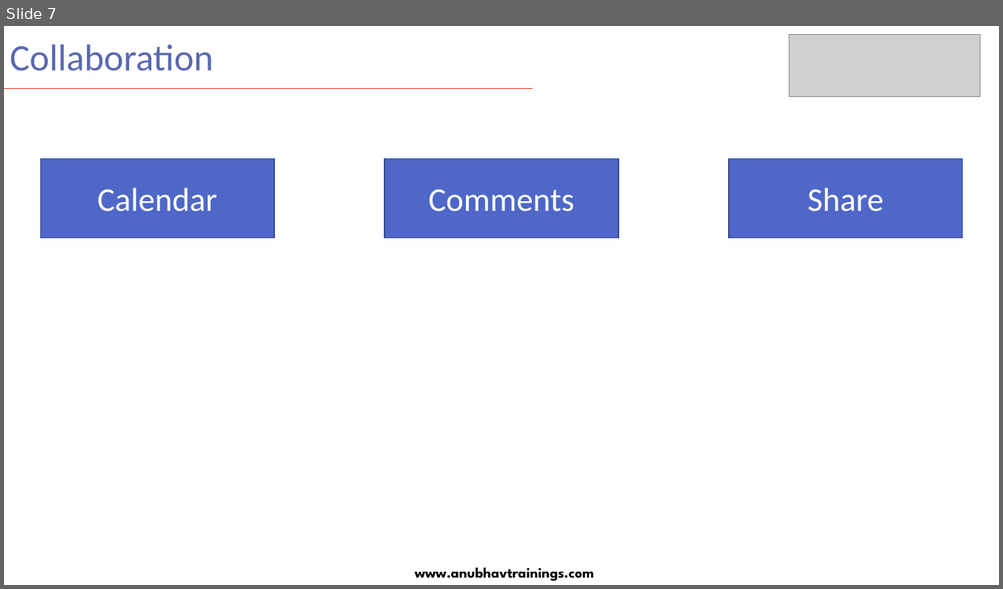
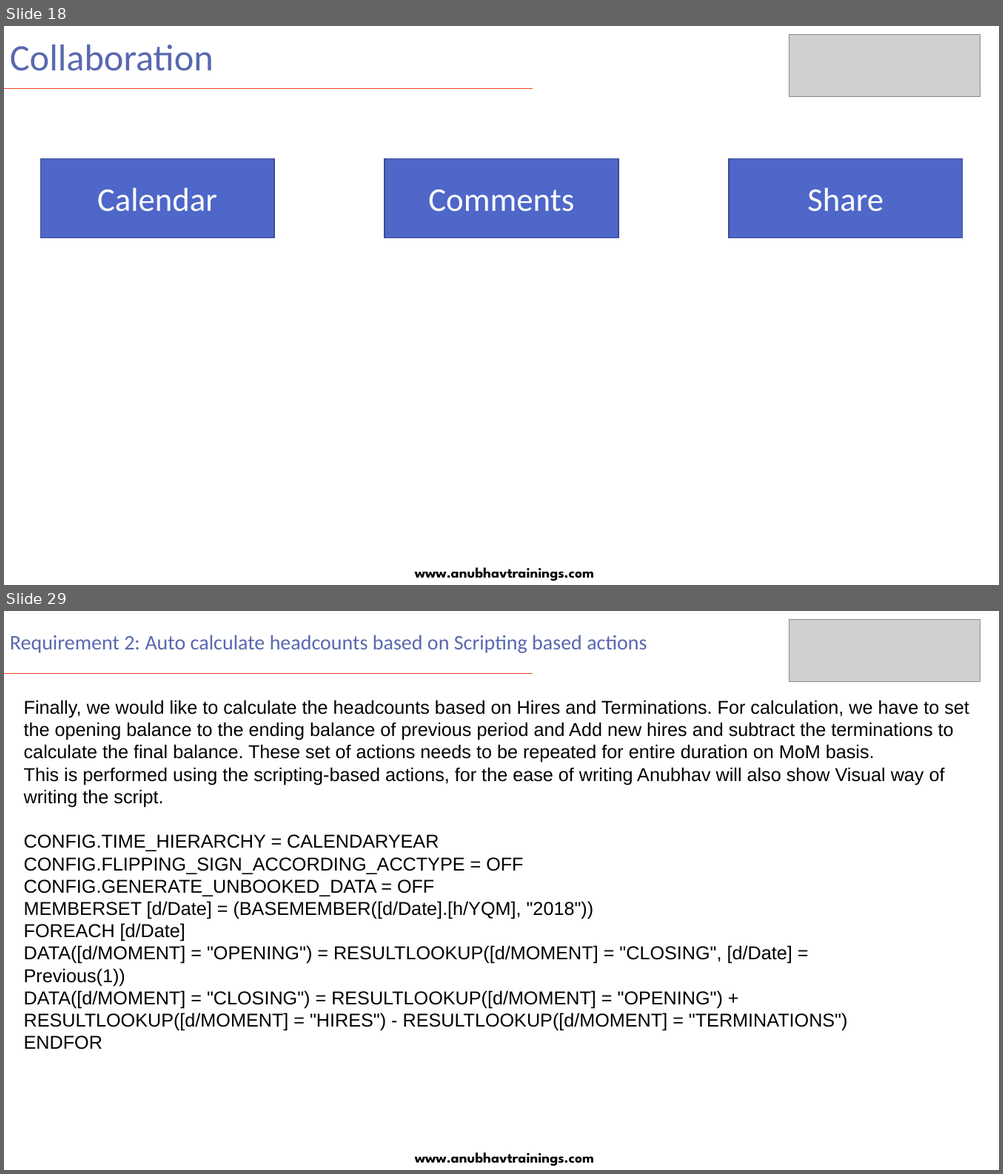
Before and after one commit to soyuztechnologies/SAC_merckgroup, a slide deck: day 9/SAC_Training Day 9.pptx. Shown one above the other, each under a label of ours: slide 7 before the commit, slides 18 and 29 after it; the slides between them are not shown. The pictures are 1003x589 and 1003x1174 pixels, drawn with LibreOffice and Linux fonts; fonts in the diff are those of the drawing; grey boxes stand for pictures. Boxes give left, top, right and bottom in pixels: in the first picture for what was removed or moved away, otherwise in the second. Text is boxed around its words. In the diff, an @@ line names an element or a change of style, - is before the commit and + after.

Commit message:
Auto-updater Bot Study material SAC_merckgroup

```diff
--- a/day 9/SAC_Training Day 9.pptx
+++ b/day 9/SAC_Training Day 9.pptx
@@ slide 29 added at bbox=[4, 611, 999, 1170], background #FFFFFF @@
@@ picture added at bbox=[790, 620, 980, 682] @@
@@ title added at bbox=[10, 635, 646, 653], 20 pt, text #5968B0 @@
+Requirement 2: Auto calculate headcounts based on Scripting based actions
@@ line added from (4, 674) to (533, 674), #F14124 1 pt @@
@@ text added at bbox=[24, 700, 969, 1050], 18 pt, text #000000 @@
+Finally, we would like to calculate the headcounts based on Hires and Terminations. For calculation, we have to set the opening balance to the ending balance of previous period and Add new hires and subtract the terminations to calculate the final balance. These set of actions needs to be repeated for entire duration on MoM basis.
+This is performed using the scripting-based actions, for the ease of writing Anubhav will also show Visual way of writing the script.
+CONFIG.TIME_HIERARCHY = CALENDARYEAR
+CONFIG.FLIPPING_SIGN_ACCORDING_ACCTYPE = OFF
+CONFIG.GENERATE_UNBOOKED_DATA = OFF
+MEMBERSET [d/Date] = (BASEMEMBER([d/Date].[h/YQM], "2018"))
+FOREACH [d/Date]
+DATA([d/MOMENT] = "OPENING") = RESULTLOOKUP([d/MOMENT] = "CLOSING", [d/Date] =
+Previous(1))
+DATA([d/MOMENT] = "CLOSING") = RESULTLOOKUP([d/MOMENT] = "OPENING") +
+RESULTLOOKUP([d/MOMENT] = "HIRES") - RESULTLOOKUP([d/MOMENT] = "TERMINATIONS")
+ENDFOR
@@ text added at bbox=[415, 1153, 594, 1167], 14 pt, text #000000, bold @@
+www.anubhavtrainings.com
@@ what was slide 7 is now slide 18 @@
```
Also in this commit, not shown: 1 slide changed, 28 other slides added, 2 slides removed, 6 other files.
